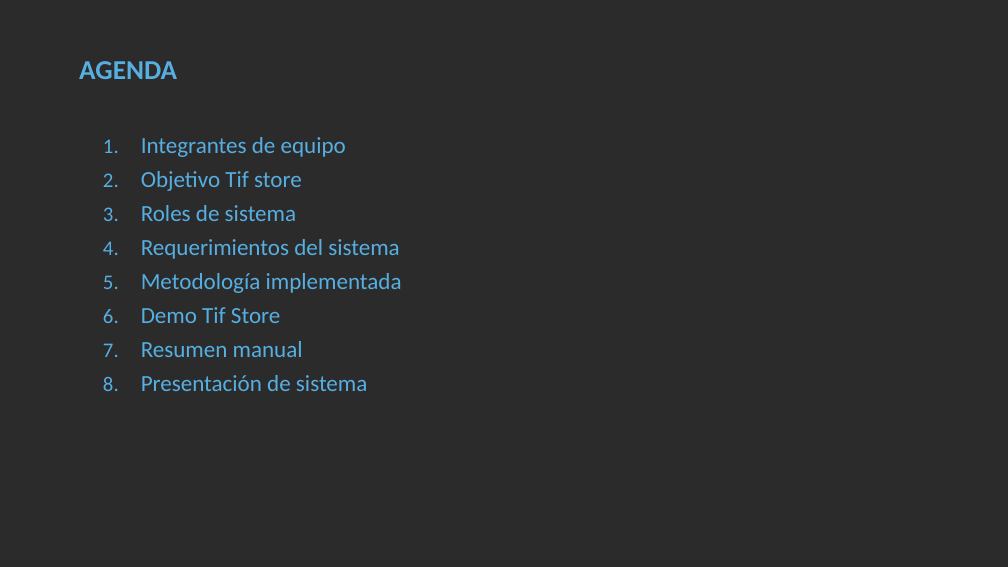
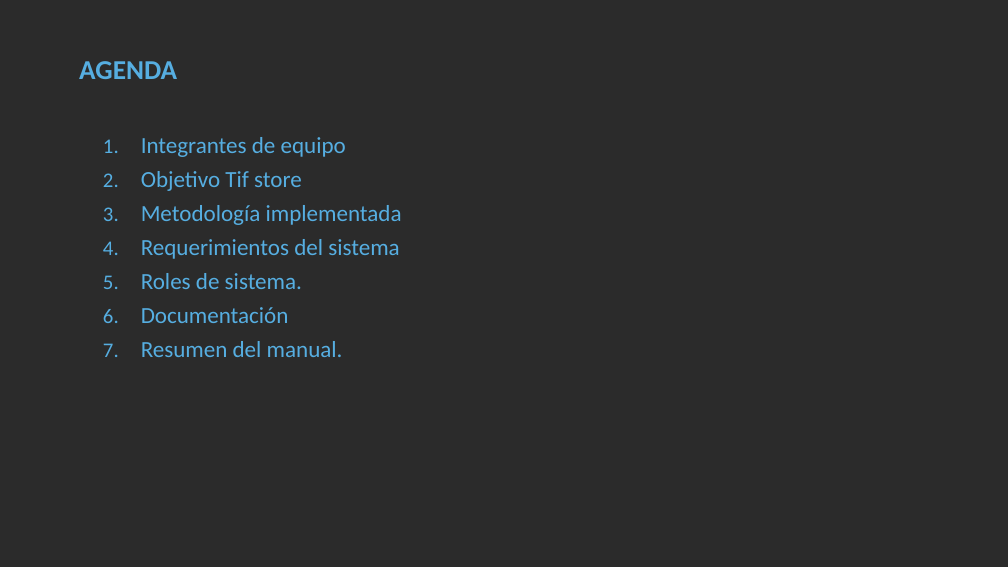
Before and after one commit to Djespinosa/TifStore, a slide deck: slide 2 of src/assets/Documentación/TIF_Store_presentación.pptx. Drawn at 1008x567 pixels with LibreOffice and Linux fonts; fonts in the diff are those of the drawing; background and template pictures are left out; a plain dark background stands for a picture behind light text. Boxes give left, top, right and bottom in pixels: in the first picture for what was removed or moved away, otherwise in the second. Text is boxed around its words. In the diff, an @@ line names an element or a change of style, - is before the commit and + after.

Commit message:
Correcciones a documentación

```diff
--- a/src/assets/Documentación/TIF_Store_presentación.pptx
+++ b/src/assets/Documentación/TIF_Store_presentación.pptx
@@ text at (141,205,402,225): text changed @@
-  3. Roles de sistema
+  3. Metodología implementada
@@ text at (141,273,343,357): text changed @@
-  5. Metodología implementada
-  6. Demo Tif Store
-  7. Resumen manual
-  8. Presentación de sistema
+  5. Roles de sistema.
+  6. Documentación
+  7. Resumen del manual.
```
Also in this commit, not shown: 5 other slides changed, 3 slides added, 5 slides removed, 26 other files.
